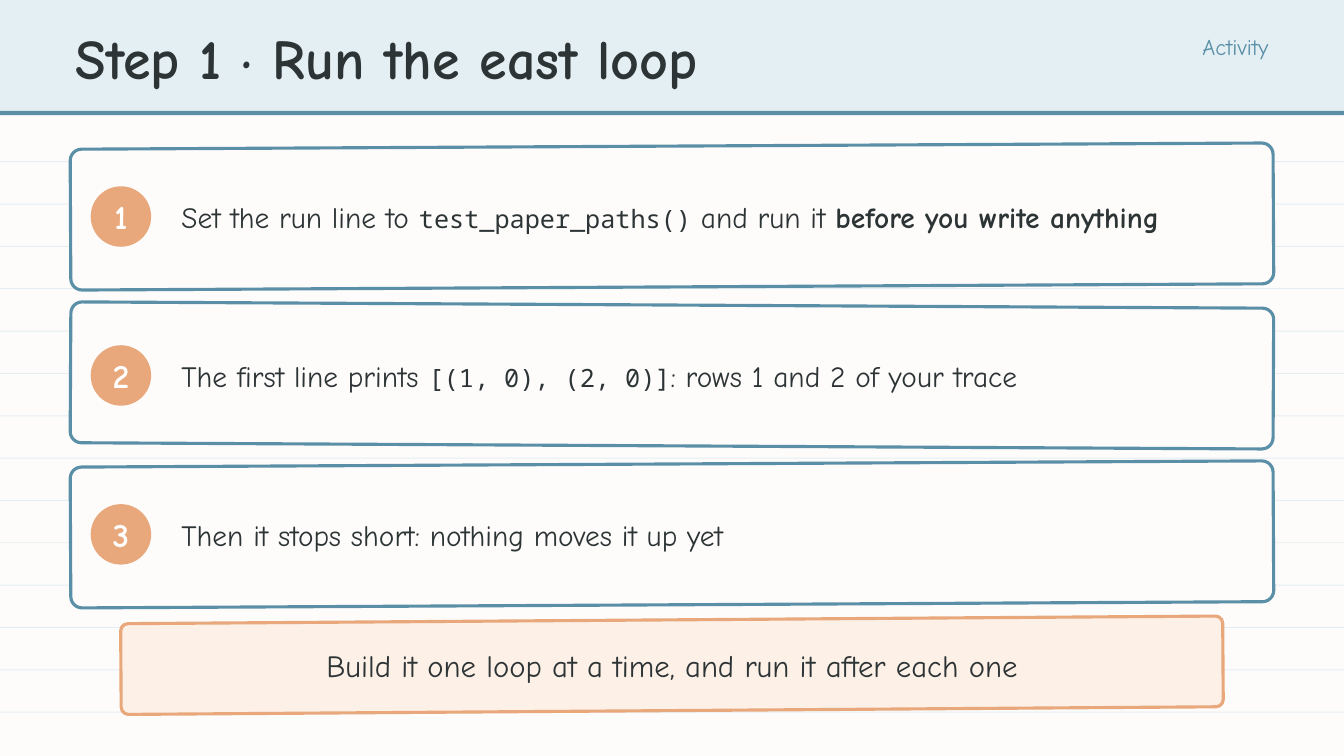
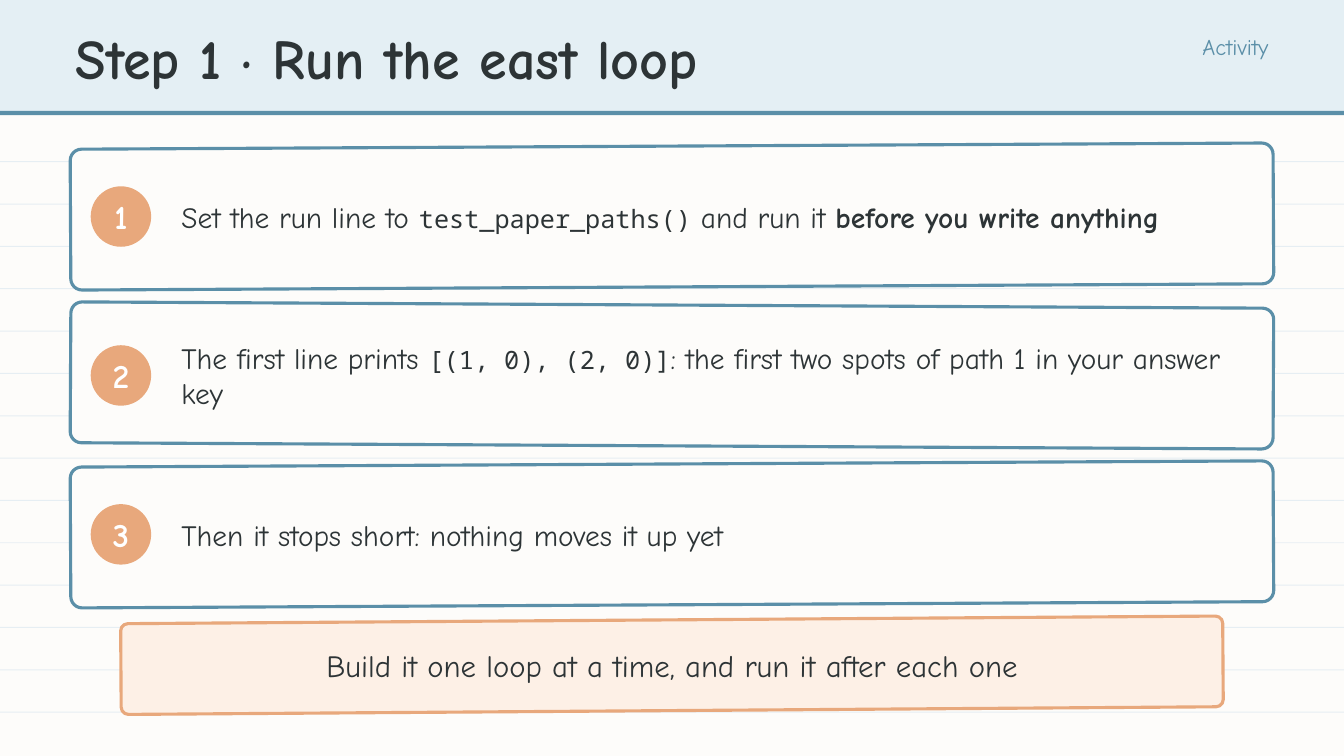
Before and after one commit to bradamiller/LearningPython, a slide deck: slide 18 of static/slides/module-04-manhattan/module-4-lesson-04-the-manhattan-algorithm.pptx (slide 16 before the commit). Drawn at 1344x756 pixels with LibreOffice and Linux fonts; fonts in the diff are those of the drawing. Boxes give left, top, right and bottom in pixels: in the first picture for what was removed or moved away, otherwise in the second. Text is boxed around its words. In the diff, an @@ line names an element or a change of style, - is before the commit and + after.

```diff
--- a/static/slides/module-04-manhattan/module-4-lesson-04-the-manhattan-algorithm.pptx
+++ b/static/slides/module-04-manhattan/module-4-lesson-04-the-manhattan-algorithm.pptx
@@ text at [181,349,1220,410]: text changed @@
-The first line prints [(1, 0), (2, 0)]: rows 1 and 2 of your trace
+The first line prints [(1, 0), (2, 0)]: the first two spots of path 1 in your answer key
```
Also in this commit, not shown: 7 other slides changed, 2 slides added, 28 other files.
